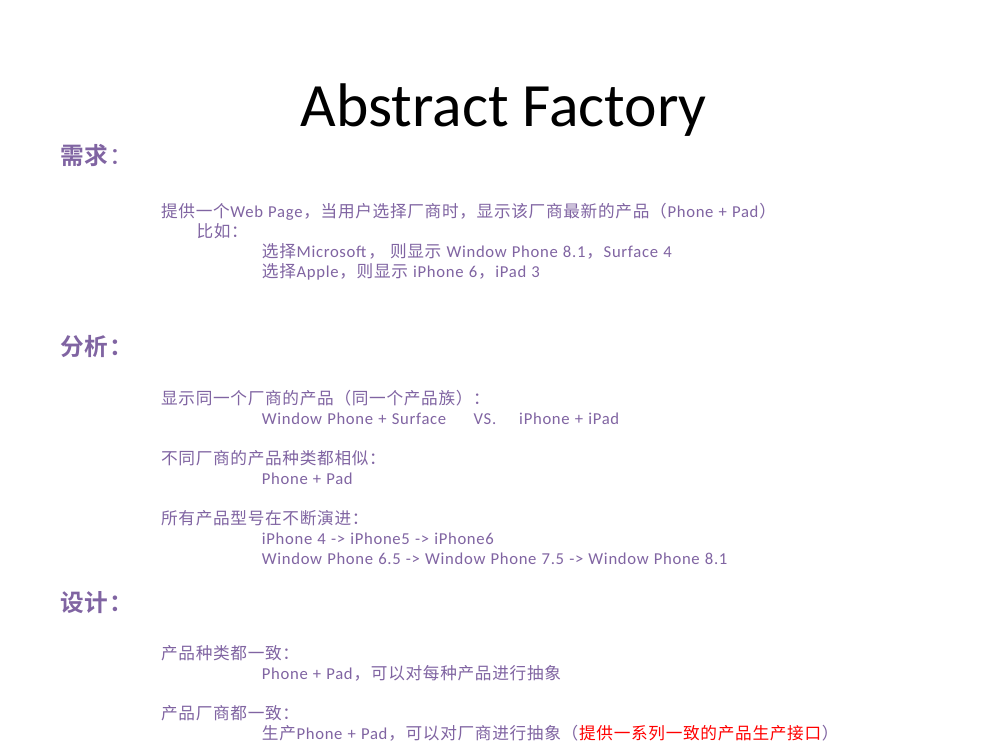
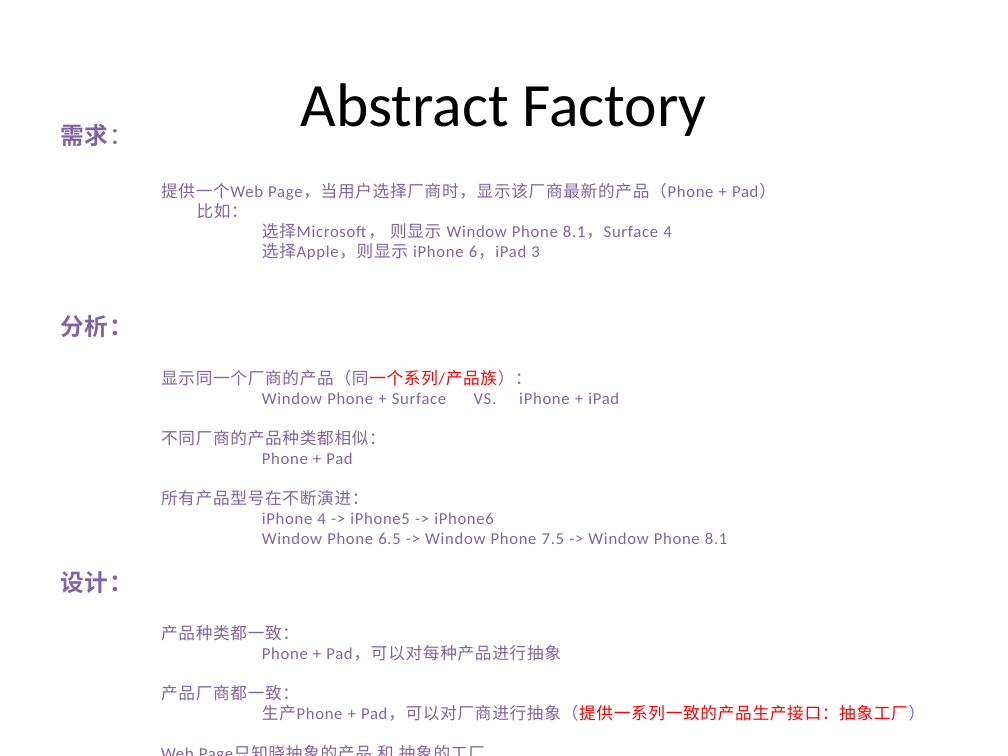
Before and after one commit to PlumpMath/DesignPattern-956, a slide deck: slide 23 of _Doc/Design Pattern (C#) - Part 1.pptx. Drawn at 1008x756 pixels with LibreOffice and Linux fonts; fonts in the diff are those of the drawing. Boxes give left, top, right and bottom in pixels: in the first picture for what was removed or moved away, otherwise in the second. Text is boxed around its words. In the diff, an @@ line names an element or a change of style, - is before the commit and + after.

Commit message:
Updated PPT & AbstractFactory.

```diff
--- a/_Doc/Design Pattern (C#) - Part 1.pptx
+++ b/_Doc/Design Pattern (C#) - Part 1.pptx
@@ text at <box>161,370,532,386</box>: text changed @@
-显示同一个厂商的产品（同一个产品族）：
+显示同一个厂商的产品（同一个系列/产品族）：
@@ text at <box>262,705,925,721</box>: text changed @@
-生产Phone + Pad，可以对厂商进行抽象（提供一系列一致的产品生产接口）
+生产Phone + Pad，可以对厂商进行抽象（提供一系列一致的产品生产接口：抽象工厂）
+Web Page只知晓抽象的产品 和 抽象的工厂
```
Also in this commit, not shown: 5 other slides changed, 1 slide added, 2 other files.
